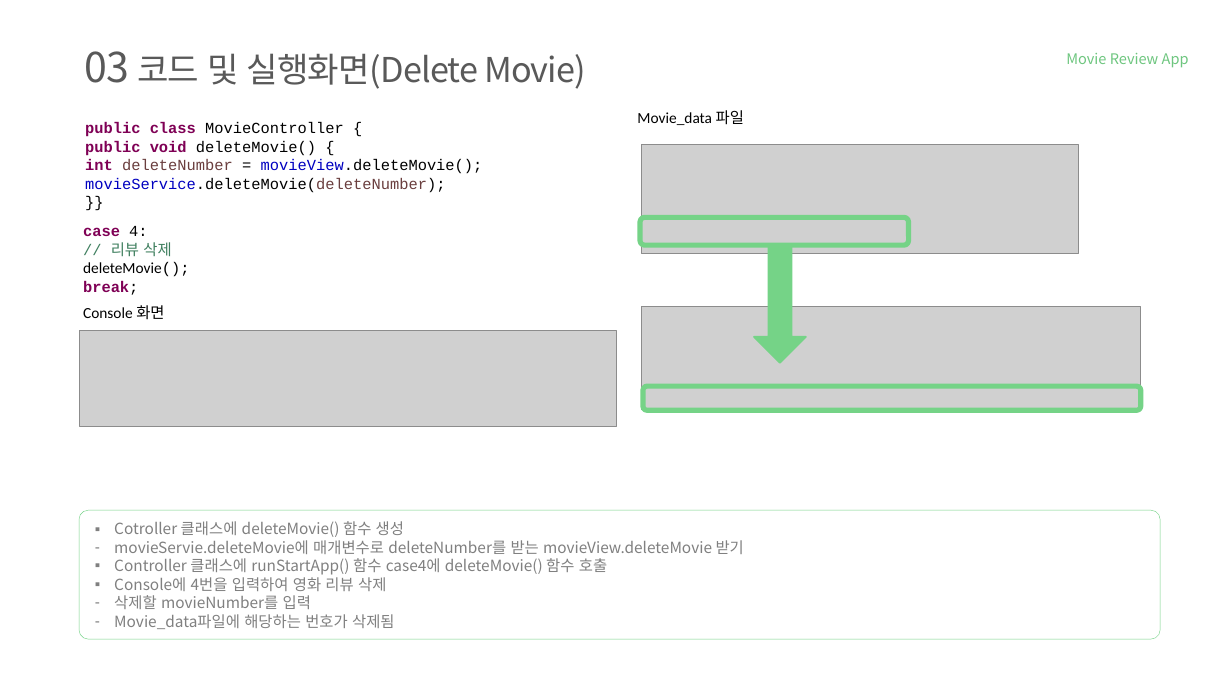
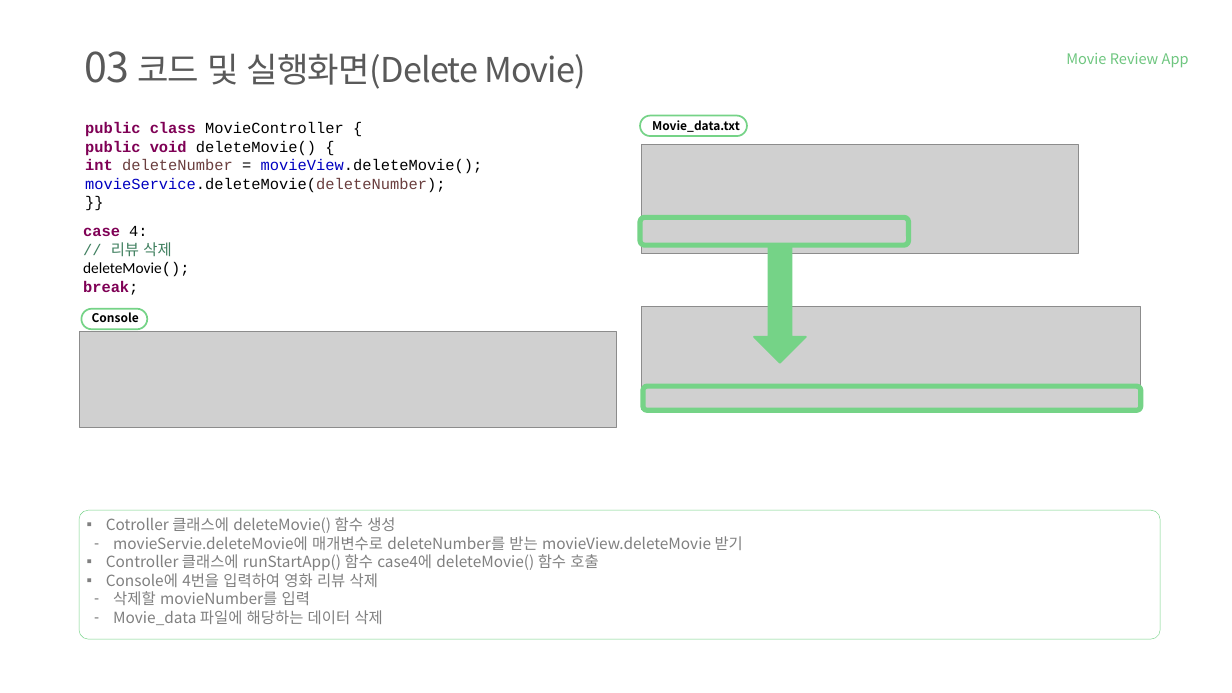
Before and after one commit to tnwjd121/MovieApp, a slide deck: slide 17 of ppt/국비(정보처리기능사)_백수정.pptx. Drawn at 1232x693 pixels with LibreOffice and Linux fonts; fonts in the diff are those of the drawing; grey boxes stand for pictures; background and template pictures are left out. Boxes give left, top, right and bottom in pixels: in the first picture for what was removed or moved away, otherwise in the second. Text is boxed around its words. In the diff, an @@ line names an element or a change of style, - is before the commit and + after.

```diff
--- a/ppt/국비(정보처리기능사)_백수정.pptx
+++ b/ppt/국비(정보처리기능사)_백수정.pptx
@@ rounded rectangle added at [640, 116, 747, 136], outline #75D387 2 pt @@
@@ text at [652, 120, 740, 132]: text changed; size 18 to 14 pt; font Calibri to Noto Sans CJK KR; bold on @@
-Movie_data 파일
+Movie_data.txt
@@ rounded rectangle added at [81, 309, 147, 329], outline #75D387 2 pt @@
@@ text at [92, 312, 139, 322]: text changed; size 18 to 14 pt; font Calibri to Noto Sans CJK KR; bold on @@
-Console 화면
+Console
@@ text "Cotroller 클래스에 deleteMovie() 함수 생성": place and size @@
-text "Cotroller 클래스에 deleteMovie() 함수 생성" at [114, 521, 744, 629]
+text "Cotroller 클래스에 deleteMovie() 함수 생성" at [106, 517, 743, 625]
@@ text at [113, 536, 743, 605]: indent changed @@
@@ text at [113, 610, 383, 625]: text changed @@
-– Movie_data파일에 해당하는 번호가 삭제됨
+– Movie_data 파일에 해당하는 데이터 삭제
```
Also in this commit, not shown: 19 other slides changed.
